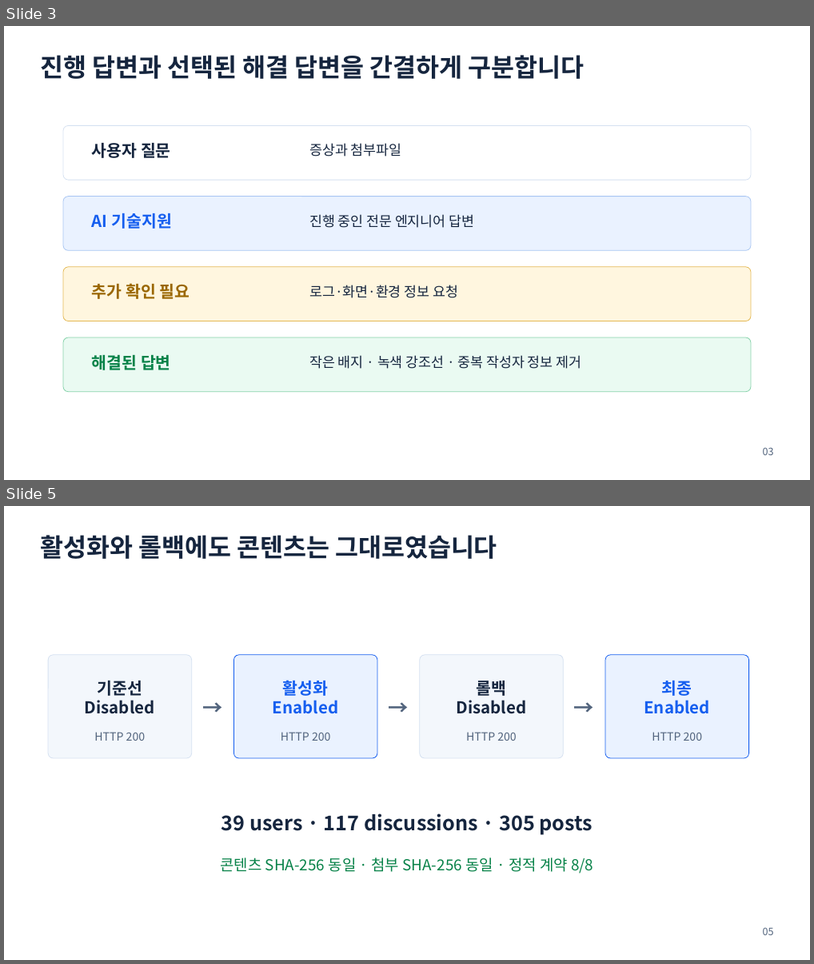
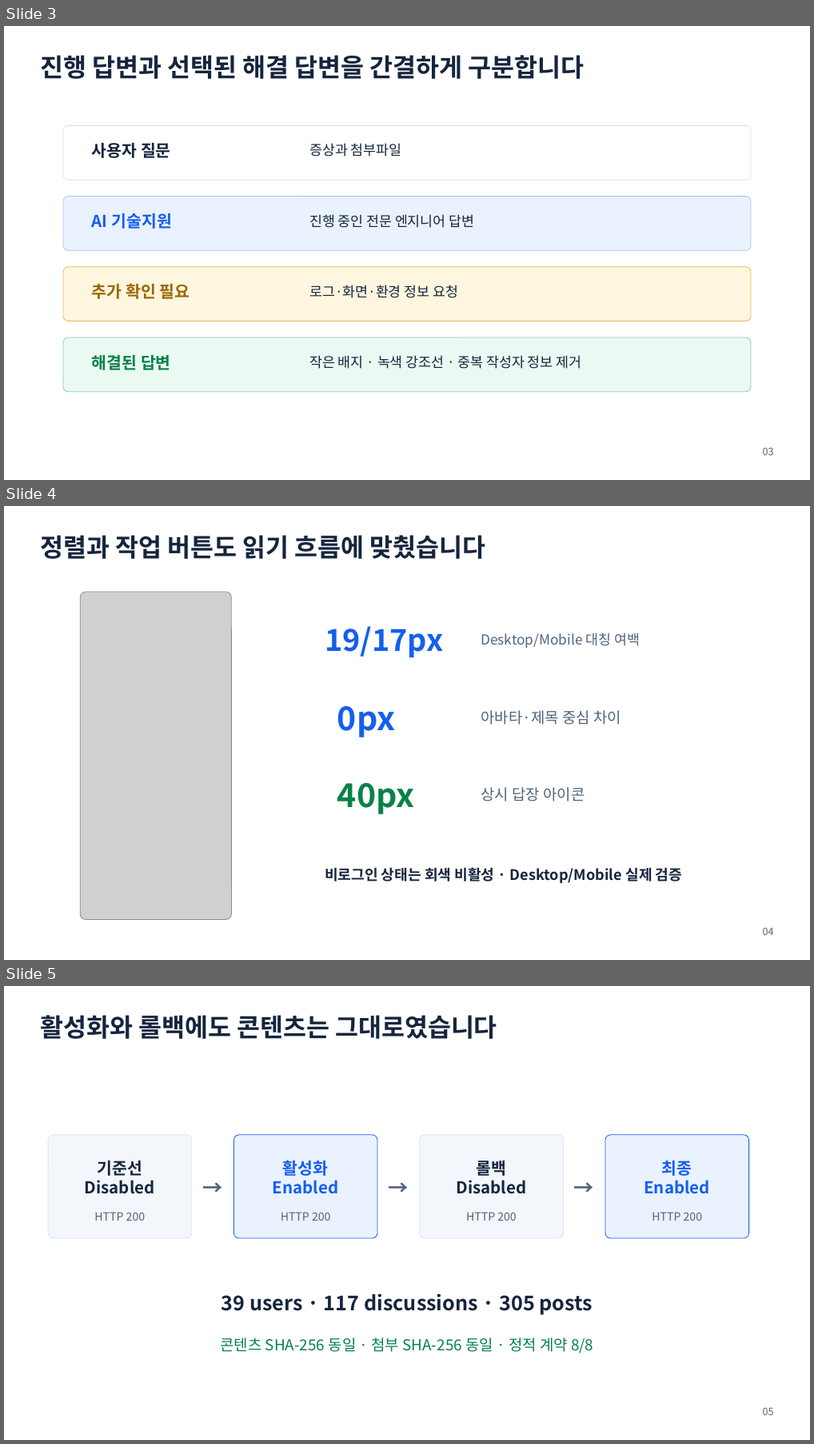
Before and after one commit to ablecloud-team/ablestack-techflow, a slide deck: output/presentation/techflow-community-ui-modernization.pptx. Shown one above the other, each under a label of ours: slides 3 and 5 before the commit, slides 3, 4 and 5 after it; the slides between them are not shown. The pictures are 814x964 and 814x1444 pixels, drawn with LibreOffice and Linux fonts; fonts in the diff are those of the drawing; grey boxes stand for pictures. Boxes give left, top, right and bottom in pixels: in the first picture for what was removed or moved away, otherwise in the second. Text is boxed around its words. In the diff, an @@ line names an element or a change of style, - is before the commit and + after.

Commit message:
style: Community 정렬과 답장 버튼 개선

```diff
--- a/output/presentation/techflow-community-ui-modernization.pptx
+++ b/output/presentation/techflow-community-ui-modernization.pptx
@@ slide 4 added at [4, 506, 810, 960], background #FFFFFF @@
@@ text added at [40, 535, 486, 559], 30 pt, text #15253E, bold @@
+정렬과 작업 버튼도 읽기 흐름에 맞췄습니다
@@ picture added at [80, 592, 231, 920] @@
@@ text added at [325, 626, 443, 657], 36 pt, text #155EEF, bold @@
+19/17px
@@ text added at [481, 632, 640, 648], 16.5 pt, text #52647D @@
+Desktop/Mobile 대칭 여백
@@ text added at [338, 706, 395, 737], 39 pt, text #155EEF, bold @@
+0px
@@ text added at [481, 710, 622, 724], 18 pt, text #52647D @@
+아바타·제목 중심 차이
@@ text added at [338, 783, 415, 814], 39 pt, text #078248, bold @@
+40px
@@ text added at [481, 787, 586, 801], 18 pt, text #52647D @@
+상시 답장 아이콘
@@ text added at [325, 867, 682, 883], 17.2 pt, text #15253E, bold @@
+비로그인 상태는 회색 비활성 · Desktop/Mobile 실제 검증
@@ text added at [763, 927, 774, 935], 12 pt, text #52647D @@
+04
```
Also in this commit, not shown: 1 slide removed, 16 other files.
